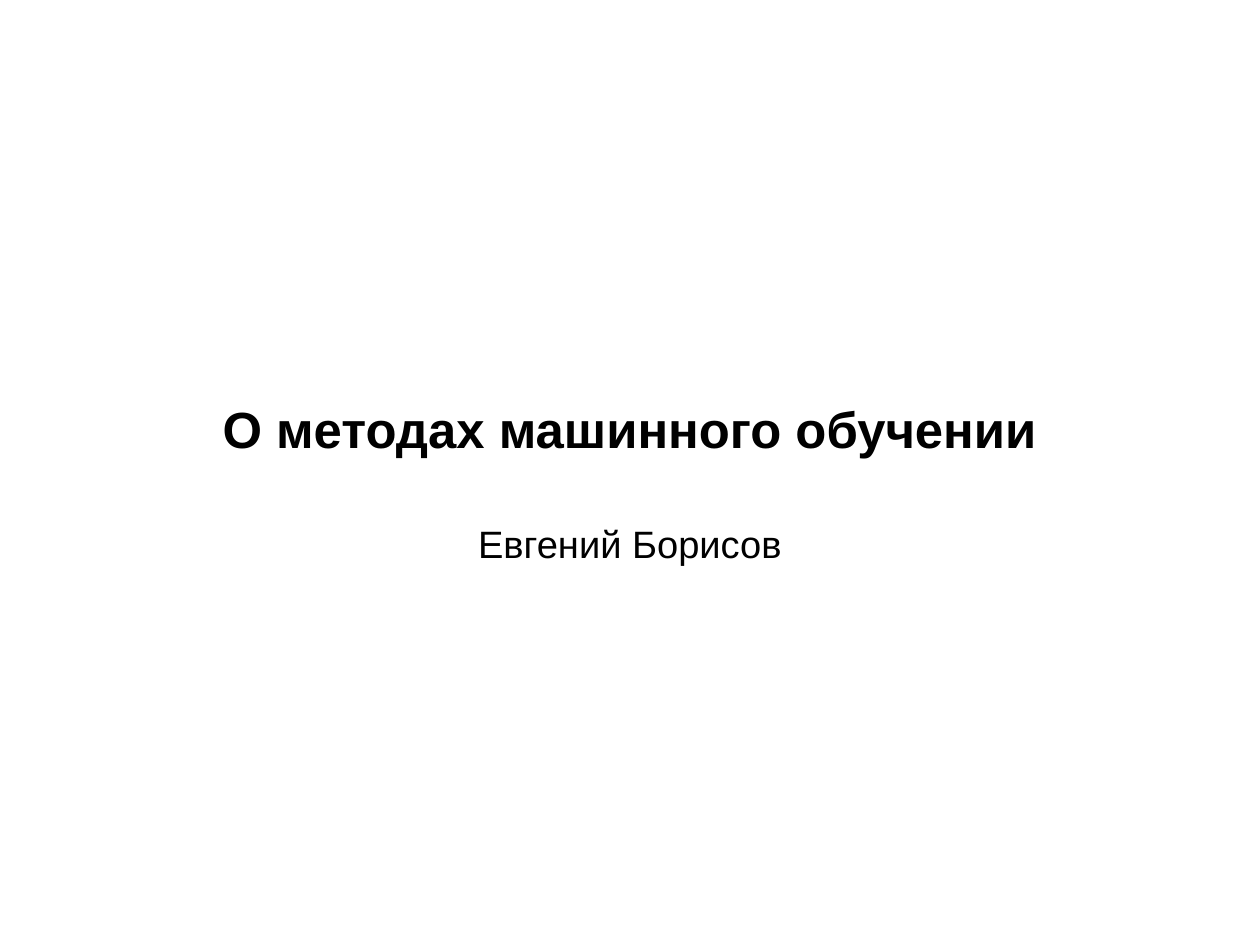
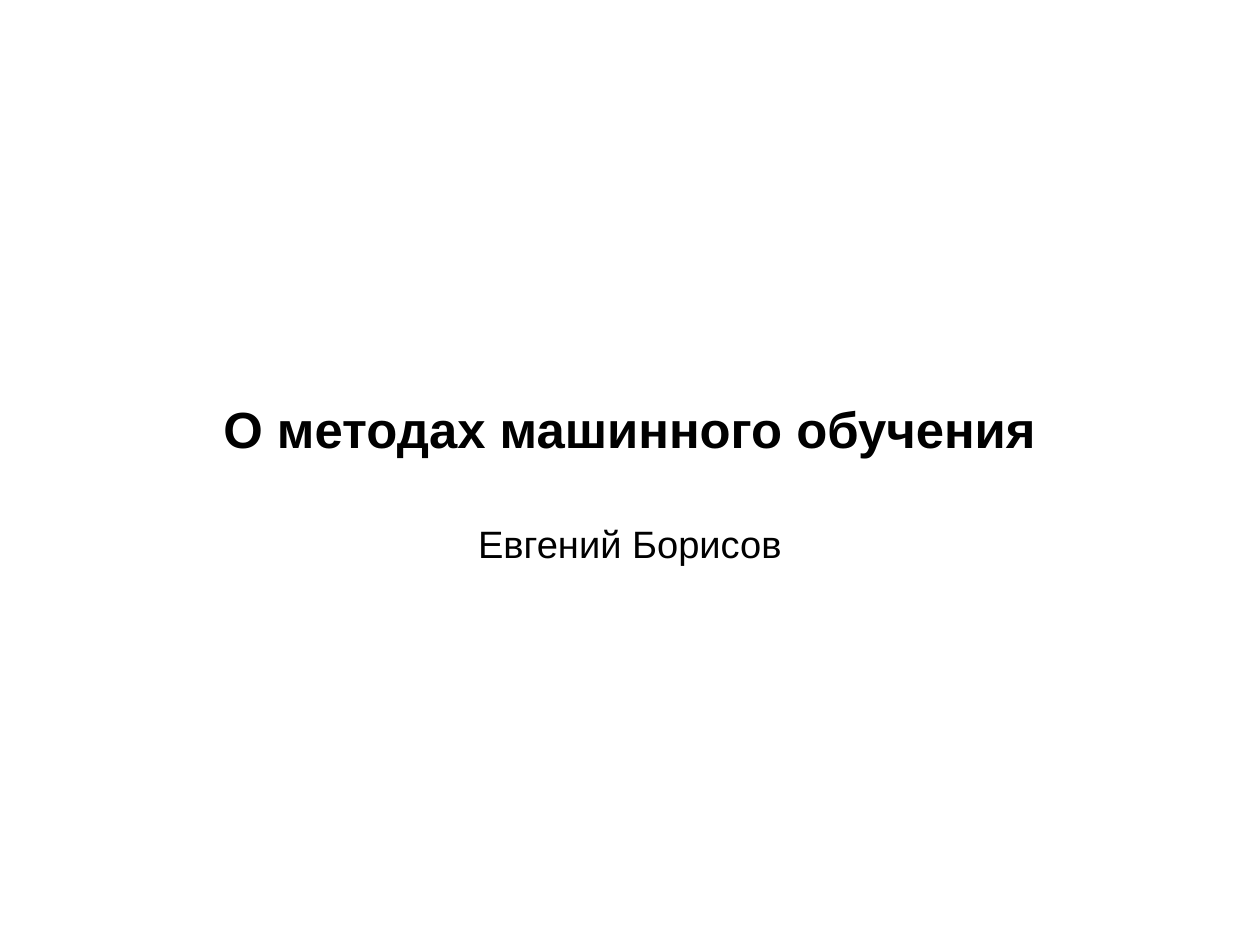
Before and after one commit to mechanoid5/ml_nlp_2022, a slide deck: slide 1 of 01-ml-base.odp. Drawn at 1260x945 pixels with LibreOffice and Linux fonts; fonts in the diff are those of the drawing; background and template pictures are left out. Boxes give left, top, right and bottom in pixels: in the first picture for what was removed or moved away, otherwise in the second. Text is boxed around its words. In the diff, an @@ line names an element or a change of style, - is before the commit and + after.

```diff
--- a/01-ml-base.odp
+++ b/01-ml-base.odp
@@ subtitle at bbox=[223, 410, 1035, 459]: text changed @@
-О методах машинного обучении
+О методах машинного обучения
```
Also in this commit, not shown: 1 other file.
